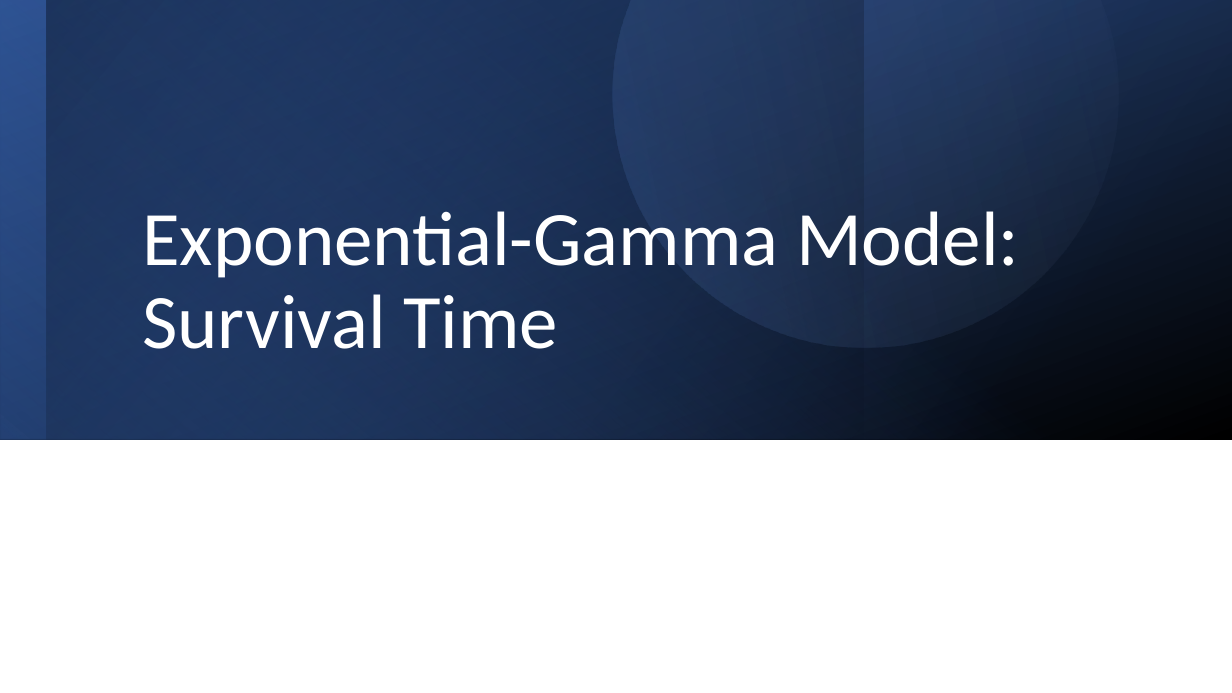
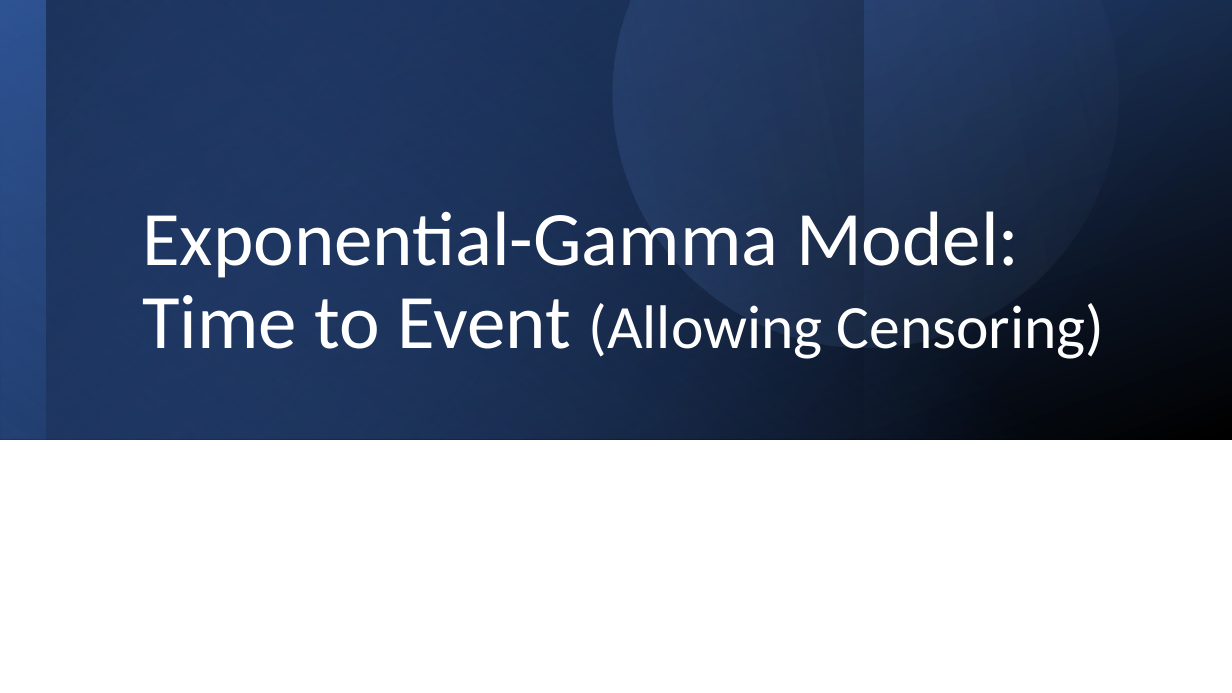
Before and after one commit to vgharris3/predictiveInference, a slide deck: slide 12 of Thesis_Files/ThesisDefense.pptx. Drawn at 1232x693 pixels with LibreOffice and Linux fonts; fonts in the diff are those of the drawing. Boxes give left, top, right and bottom in pixels: in the first picture for what was removed or moved away, otherwise in the second. Text is boxed around its words. In the diff, an @@ line names an element or a change of style, - is before the commit and + after.

```diff
--- a/Thesis_Files/ThesisDefense.pptx
+++ b/Thesis_Files/ThesisDefense.pptx
@@ title at [142,211,1105,359]: text changed @@
-Exponential-Gamma Model:
-Survival Time
+Exponential-Gamma Model:
+Time to Event (Allowing Censoring)
```
Also in this commit, not shown: 11 other slides changed, 7 slides added, 13 other files.
